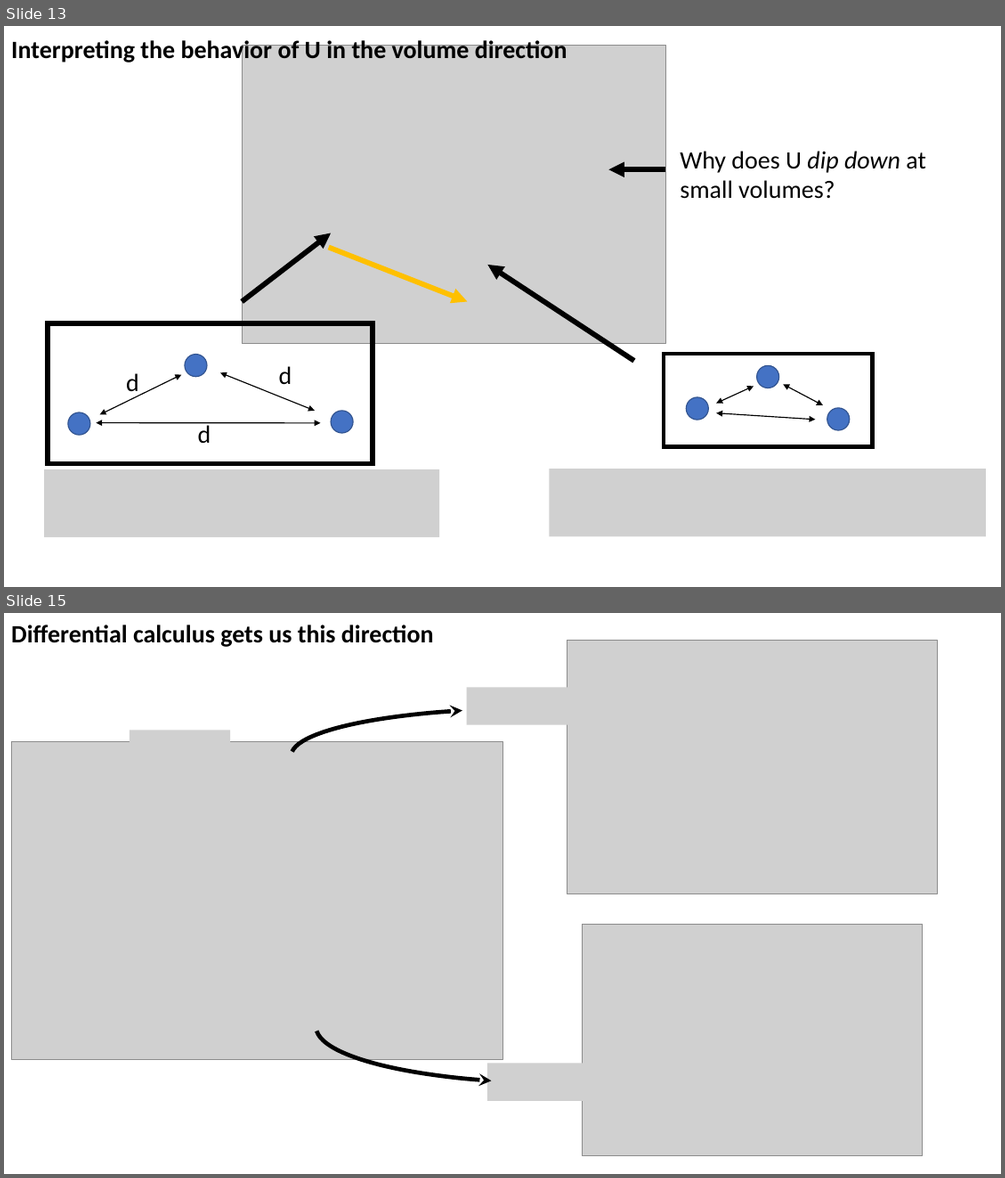
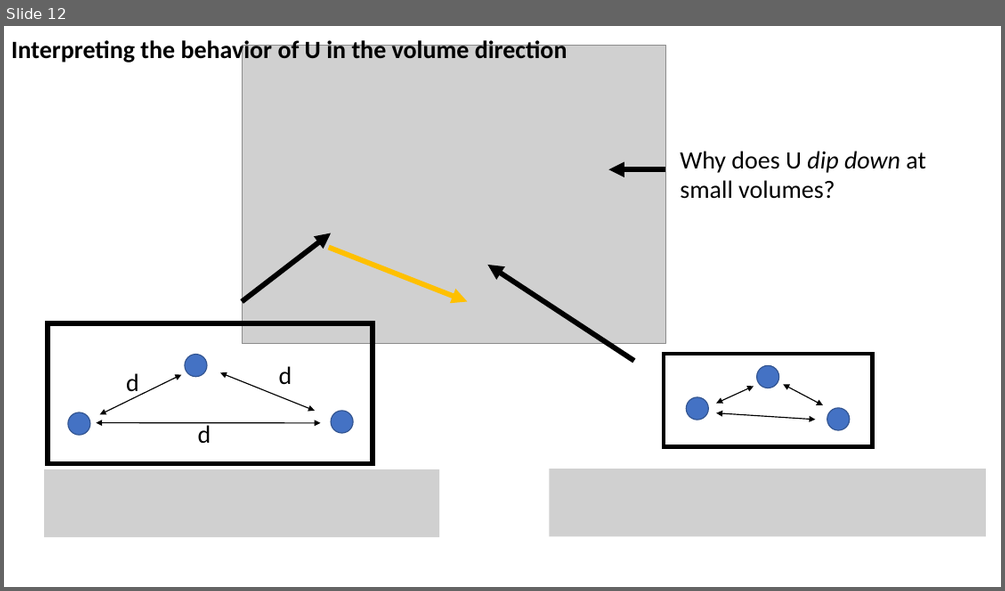
Before and after one commit to sneshyba/pypchem, a slide deck: Thermo 2022 (Neshyba)/Lectures/Week 4 - Internal energy, U/Week 4.4 - Synthesis.pptx. Shown one above the other, each under a label of ours: slides 13 and 15 before the commit, slide 12 after it; the slides between them are not shown. The pictures are 1005x1178 and 1005x591 pixels, drawn with LibreOffice and Linux fonts; fonts in the diff are those of the drawing; grey boxes stand for pictures. Boxes give left, top, right and bottom in pixels: in the first picture for what was removed or moved away, otherwise in the second. Text is boxed around its words. In the diff, an @@ line names an element or a change of style, - is before the commit and + after.

```diff
--- a/Thermo 2022 (Neshyba)/Lectures/Week 4 - Internal energy, U/Week 4.4 - Synthesis.pptx
+++ b/Thermo 2022 (Neshyba)/Lectures/Week 4 - Internal energy, U/Week 4.4 - Synthesis.pptx
@@ slide 15 removed at [4,613,1001,1174], background #FFFFFF @@
@@ text removed at [11,625,434,647] @@
-Differential calculus gets us this direction
@@ picture removed at [567,640,938,893] @@
@@ picture removed at [467,687,578,724] @@
@@ arc (boxed as its full ellipse) removed at [291,709,774,803] @@
@@ picture removed at [11,742,502,1060] @@
@@ picture removed at [129,730,231,767] @@
@@ picture removed at [291,755,437,843] @@
@@ picture removed at [302,857,427,987] @@
@@ picture removed at [582,924,922,1155] @@
@@ arc (boxed as its full ellipse) removed at [316,971,805,1083] @@
@@ picture removed at [487,1063,597,1101] @@
@@ what was slide 13 is now slide 12 @@
```
Also in this commit, not shown: 4 slides added, 5 other slides removed, 5 other files.
